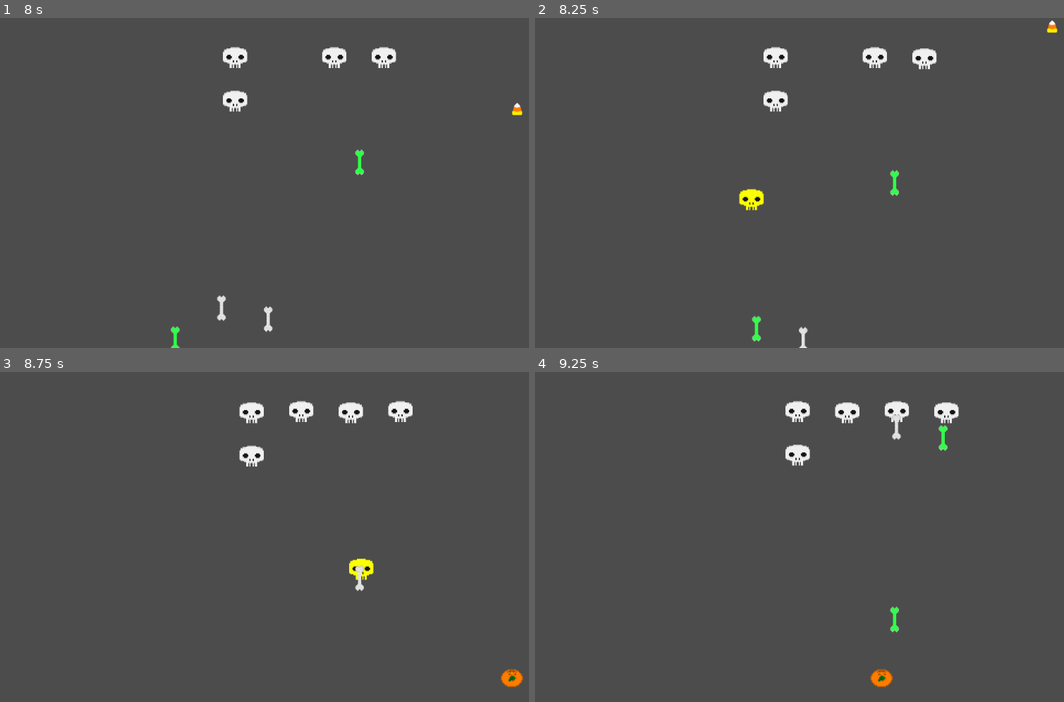
Above: before the commit, frames 1-4 (two rows, left to right).
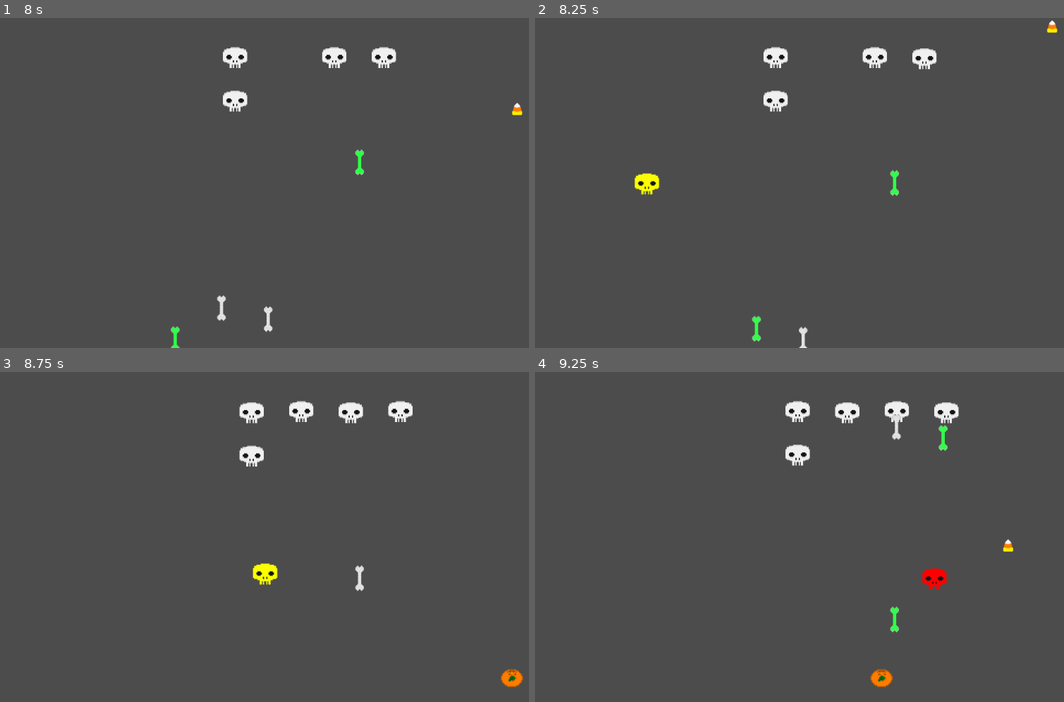
Above: after the commit, the same moments.

Repository: jdibble21/MJ-Spooky-Invaders
Game: Godot game, scene res://src/Level.tscn
Same seed, same stepped clock (60 frames per second), same inputs: the game is played once before the commit and once after it.
Inputs:
- Up to frame 1 (8 s): hold Right (move_right) 0.53-1.28 s; tap Space (fire) every 0.75 s from 0.6 to 7.35 s; hold Left (move_left) 1.28-2.03 s; hold Right (move_right) 2.03-3.53 s; hold Left (move_left) 3.53-5.78 s; hold Right (move_right) from 5.78 s (still down)
- Up to frame 2 (8.25 s): release Right (move_right) at 8.03 s; hold Left (move_left) from 8.03 s (still down); tap Space (fire) at 8.1 s
- Up to frame 3 (8.75 s): keep holding Left (move_left)
- Up to frame 4 (9.25 s): keep holding Left (move_left); tap Space (fire) at 8.85 s

Frame 1 is identical in both runs. In frame 2, 0.5% of the frame differs, in the area x 18-44%, y 47-59%; in frame 3, 0.5%; in frame 4, 0.3%.

Commit message:
Add bonus enemy destroy animation

Diff:
--- a/project/src/BonusEnemy.gd
+++ b/project/src/BonusEnemy.gd
@@ -14,6 +14,13 @@
 
 func _on_HitBox_area_entered(area):
 	if area.is_in_group("player_bullet"):
+		$AnimationPlayer.stop(false)
+		var timer = Timer.new()
+		timer.set_wait_time(0.25)
+		add_child(timer)
+		timer.start()
+		$AnimatedSprite.play("destroyed")
+		yield(timer, "timeout")
 		emit_signal("bonus_destroyed")
 		print("BONUS HIT")
 		queue_free()
--- a/project/src/BonusEnemy.tscn
+++ b/project/src/BonusEnemy.tscn
@@ -1,9 +1,15 @@
-[gd_scene load_steps=9 format=2]
+[gd_scene load_steps=15 format=2]
 
 [ext_resource path="res://assets/character_sprites/skull_powerup_1.png" type="Texture" id=1]
 [ext_resource path="res://assets/character_sprites/skull_powerup_2.png" type="Texture" id=2]
 [ext_resource path="res://assets/character_sprites/skull_powerup_3.png" type="Texture" id=3]
 [ext_resource path="res://src/BonusEnemy.gd" type="Script" id=4]
+[ext_resource path="res://assets/effect_animations/bonus_destroyed_5.png" type="Texture" id=5]
+[ext_resource path="res://assets/effect_animations/bonus_destroyed_1.png" type="Texture" id=6]
+[ext_resource path="res://assets/effect_animations/bonus_destroyed_3.png" type="Texture" id=7]
+[ext_resource path="res://assets/effect_animations/bonus_destroyed_4.png" type="Texture" id=8]
+[ext_resource path="res://assets/effect_animations/bonus_destroyed_2.png" type="Texture" id=9]
+[ext_resource path="res://assets/effect_animations/bonus_destroyed_0.png" type="Texture" id=10]
 
 [sub_resource type="CircleShape2D" id=1]
 radius = 26.4401
@@ -14,6 +20,11 @@
 "loop": true,
 "name": "active",
 "speed": 13.0
+}, {
+"frames": [ ExtResource( 10 ), ExtResource( 6 ), ExtResource( 9 ), ExtResource( 7 ), ExtResource( 5 ), ExtResource( 8 ) ],
+"loop": true,
+"name": "destroyed",
+"speed": 18.0
 } ]
 
 [sub_resource type="CircleShape2D" id=3]
@@ -21,7 +32,7 @@
 
 [sub_resource type="Animation" id=4]
 resource_name = "moving_right"
-length = 2.0
+length = 3.0
 tracks/0/type = "value"
 tracks/0/path = NodePath(".:position")
 tracks/0/interp = 1
@@ -29,14 +40,14 @@
 tracks/0/imported = false
 tracks/0/enabled = true
 tracks/0/keys = {
-"times": PoolRealArray( 0, 0.5, 1, 1.5, 2 ),
-"transitions": PoolRealArray( 1, 1, 1, 1, 1 ),
+"times": PoolRealArray( 0, 1, 2, 3 ),
+"transitions": PoolRealArray( 1, 1, 1, 1 ),
 "update": 0,
-"values": [ Vector2( 0, 270 ), Vector2( 236.174, 397.279 ), Vector2( 486.489, 312.426 ), Vector2( 790.545, 455.262 ), Vector2( 1077.63, 206.36 ) ]
+"values": [ Vector2( -200, 270 ), Vector2( 316.188, 401.522 ), Vector2( 685.298, 289.799 ), Vector2( 1193, 400.108 ) ]
 }
 
 [node name="BonusEnemy" type="KinematicBody2D"]
-position = Vector2( 1077.63, 206.36 )
+position = Vector2( 1193, 400.108 )
 script = ExtResource( 4 )
 __meta__ = {
 "_edit_group_": true
@@ -47,7 +58,7 @@
 
 [node name="AnimatedSprite" type="AnimatedSprite" parent="."]
 frames = SubResource( 2 )
-animation = "active"
+animation = "destroyed"
 
 [node name="HitBox" type="Area2D" parent="."]
 
Binary file added: project/assets/effect_animations/bonus_destroyed_0.png
Not shown, added: project/assets/effect_animations/bonus_destroyed_0.png.import
Binary file added: project/assets/effect_animations/bonus_destroyed_1.png
Not shown, added: project/assets/effect_animations/bonus_destroyed_1.png.import
Binary file added: project/assets/effect_animations/bonus_destroyed_2.png
Not shown, added: project/assets/effect_animations/bonus_destroyed_2.png.import
Binary file added: project/assets/effect_animations/bonus_destroyed_3.png
Not shown, added: project/assets/effect_animations/bonus_destroyed_3.png.import
Binary file added: project/assets/effect_animations/bonus_destroyed_4.png
Not shown, added: project/assets/effect_animations/bonus_destroyed_4.png.import
Binary file added: project/assets/effect_animations/bonus_destroyed_5.png
Not shown, added: project/assets/effect_animations/bonus_destroyed_5.png.import
